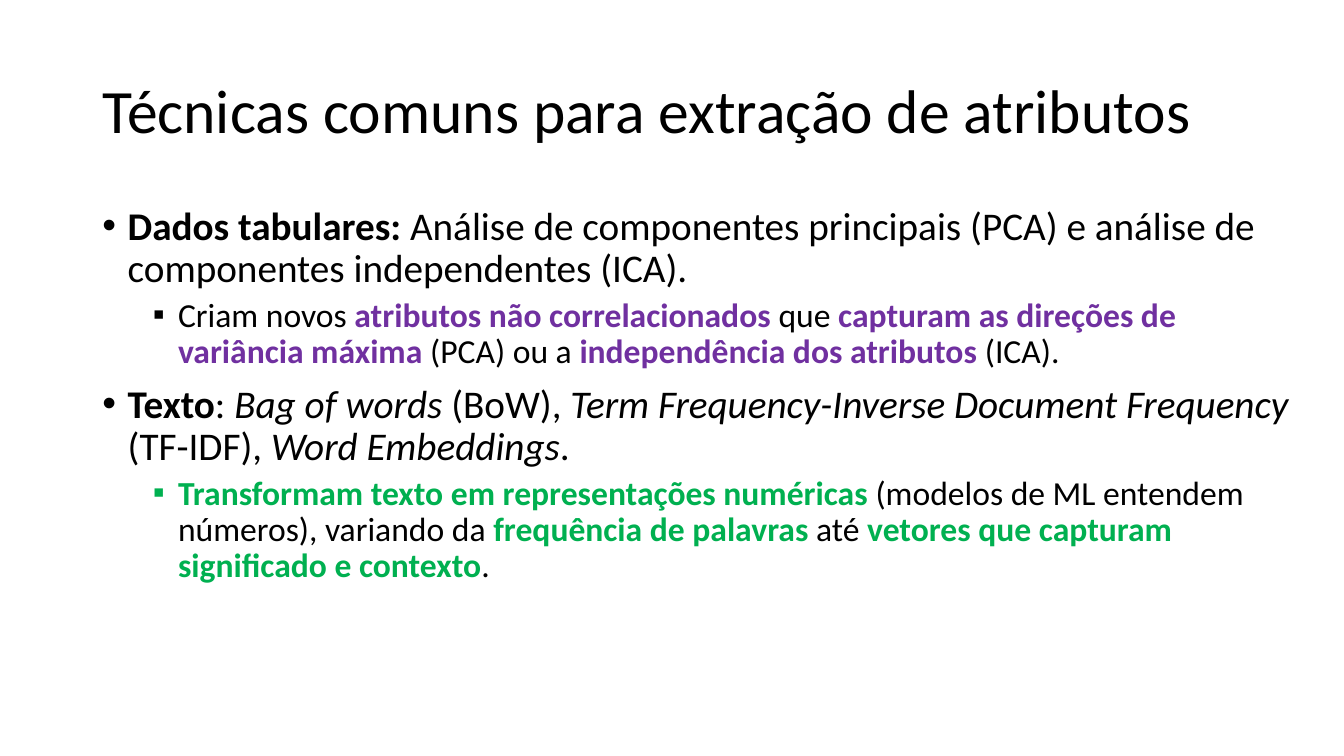
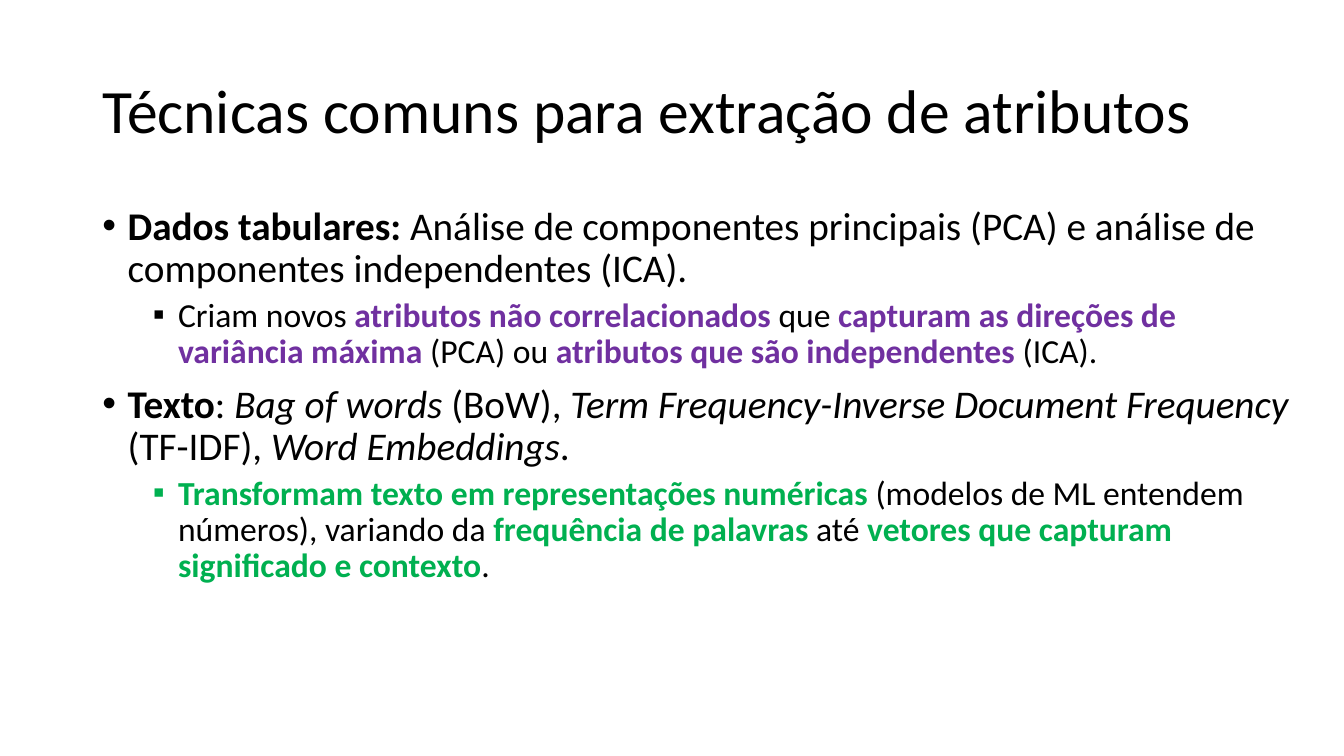
Before and after one commit to zz4fap/c24_inteligencia_artificial, a slide deck: slide 35 of slides/C24_Transformações.pptx. Drawn at 1344x756 pixels with LibreOffice and Linux fonts; fonts in the diff are those of the drawing. Boxes give left, top, right and bottom in pixels: in the first picture for what was removed or moved away, otherwise in the second. Text is boxed around its words. In the diff, an @@ line names an element or a change of style, - is before the commit and + after.

```diff
--- a/slides/C24_Transformações.pptx
+++ b/slides/C24_Transformações.pptx
@@ text at (178,303,1176,369): text changed @@
-  ▪ Criam novos atributos não correlacionados que capturam as direções de variância máxima (PCA) ou a independência dos atributos (ICA).
+  ▪ Criam novos atributos não correlacionados que capturam as direções de variância máxima (PCA) ou atributos que são independentes (ICA).
```
Also in this commit, not shown: 11 other slides changed, 1 other file.
